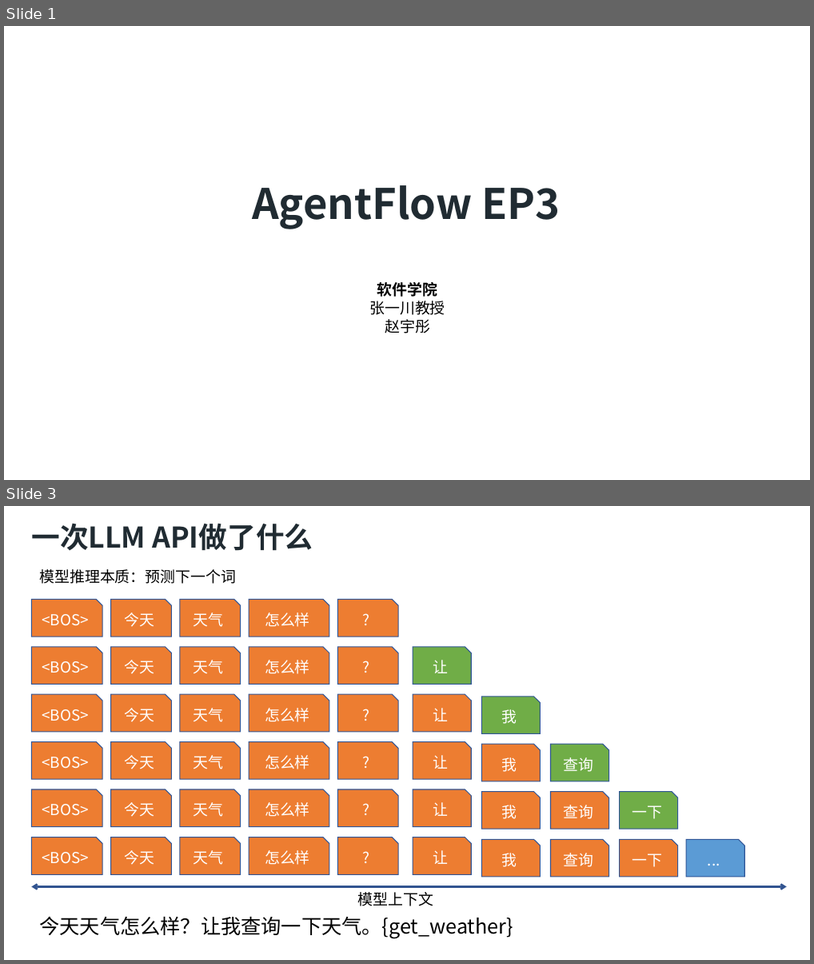
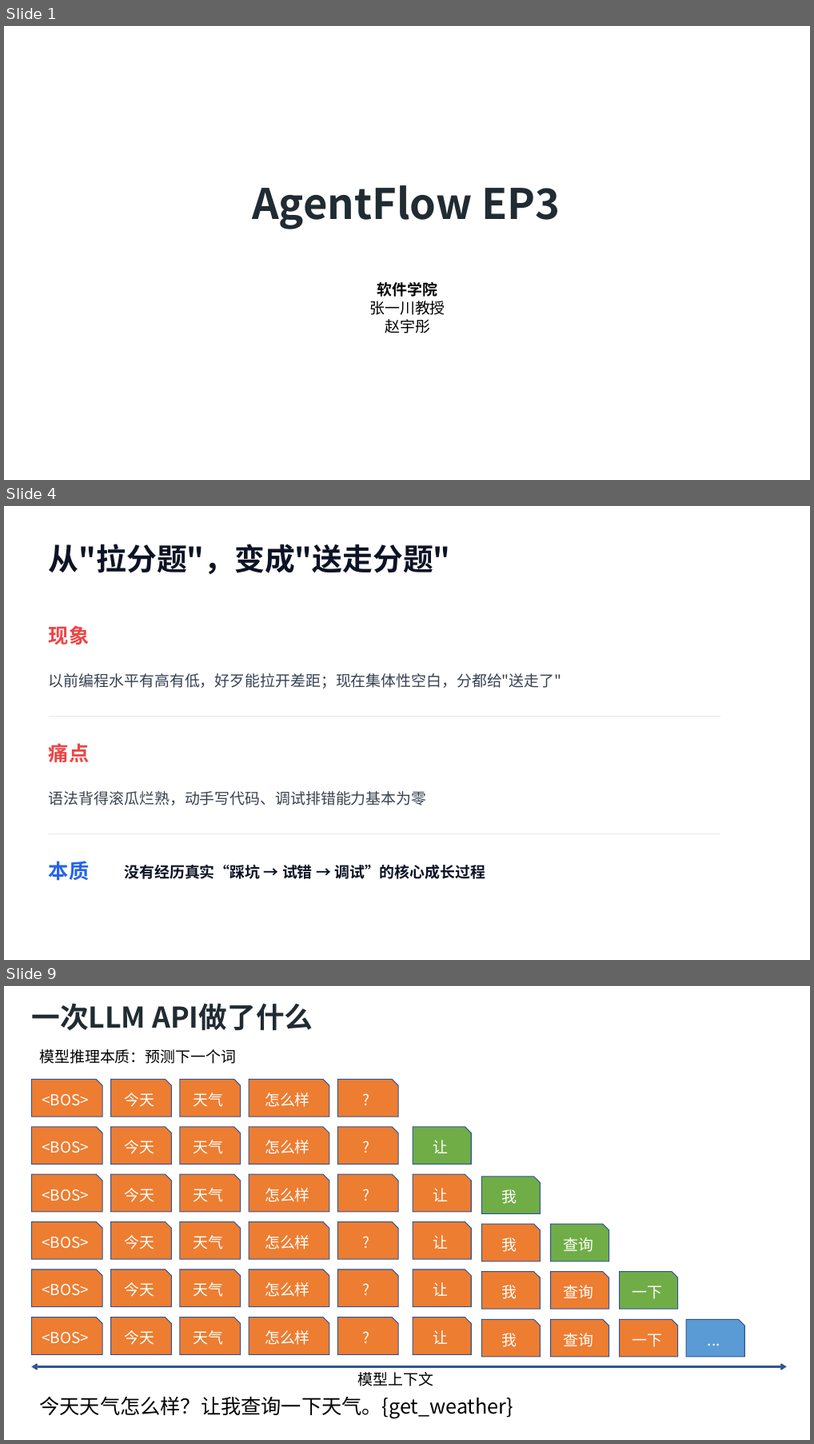
Before and after one commit to SCPZ24/AgentFlow-Salon, a slide deck: PPTs/EP3/Meeting03.pptx. Shown one above the other, each under a label of ours: slides 1 and 3 before the commit, slides 1, 4 and 9 after it; the slides between them are not shown. The pictures are 814x964 and 814x1444 pixels, drawn with LibreOffice and Linux fonts; fonts in the diff are those of the drawing; background and template pictures are left out. Boxes give left, top, right and bottom in pixels: in the first picture for what was removed or moved away, otherwise in the second. Text is boxed around its words. In the diff, an @@ line names an element or a change of style, - is before the commit and + after.

```diff
--- a/PPTs/EP3/Meeting03.pptx
+++ b/PPTs/EP3/Meeting03.pptx
@@ slide 4 added at (4,506,810,960), background #FFFFFF @@
@@ text added at (49,544,451,574), 36 pt, text #0D1326, bold @@
+从"拉分题"，变成"送走分题"
@@ text added at (49,625,89,644), 24 pt, text #EF4444, bold @@
+现象
@@ text added at (49,673,562,688), 18 pt, text #374151 @@
+以前编程水平有高有低，好歹能拉开差距；现在集体性空白，分都给"送走了"
@@ line added from (49, 716) to (721, 716), #E5E7EB 1 pt @@
@@ text added at (49,743,89,763), 24 pt, text #EF4444, bold @@
+痛点
@@ text added at (49,791,426,805), 18 pt, text #374151 @@
+语法背得滚瓜烂熟，动手写代码、调试排错能力基本为零
@@ line added from (49, 834) to (721, 834), #E5E7EB 1 pt @@
@@ text added at (49,860,89,880), 24 pt, text #2563EB, bold @@
+本质
@@ text added at (124,864,486,879), 18 pt, text #0D1326, bold @@
+没有经历真实“踩坑 → 试错 → 调试”的核心成长过程
@@ what was slide 3 is now slide 9 @@
```
Also in this commit, not shown: 3 slides changed, 6 other slides added, 16 other files.
